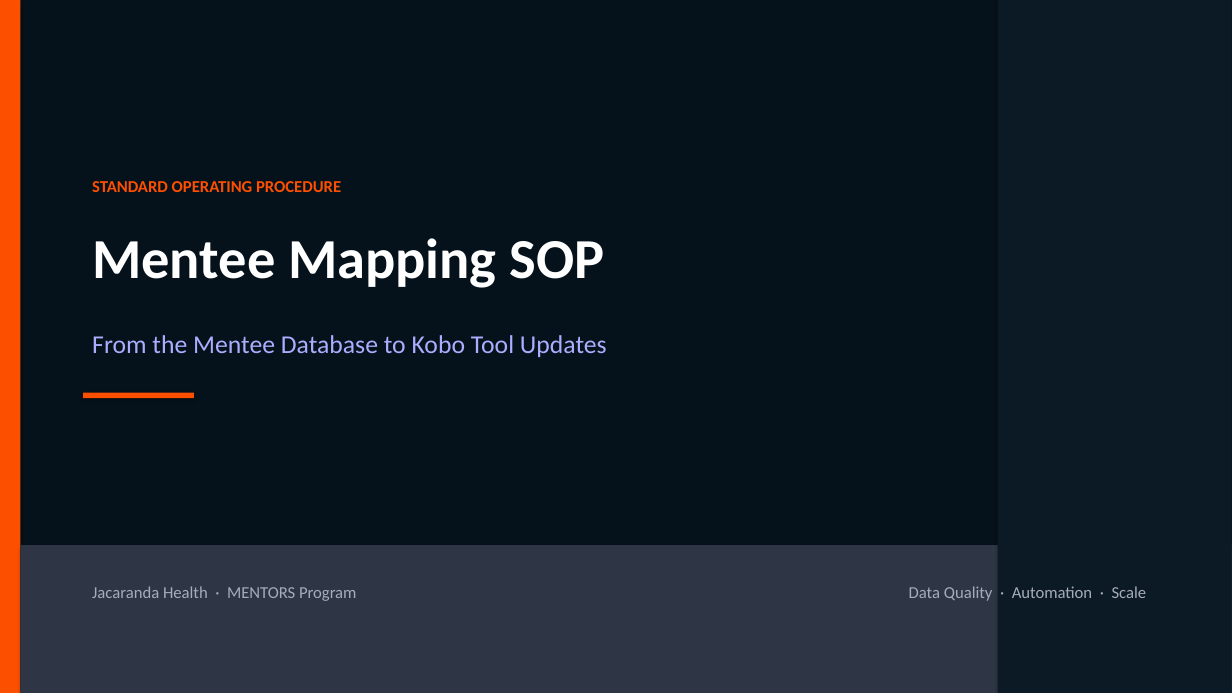
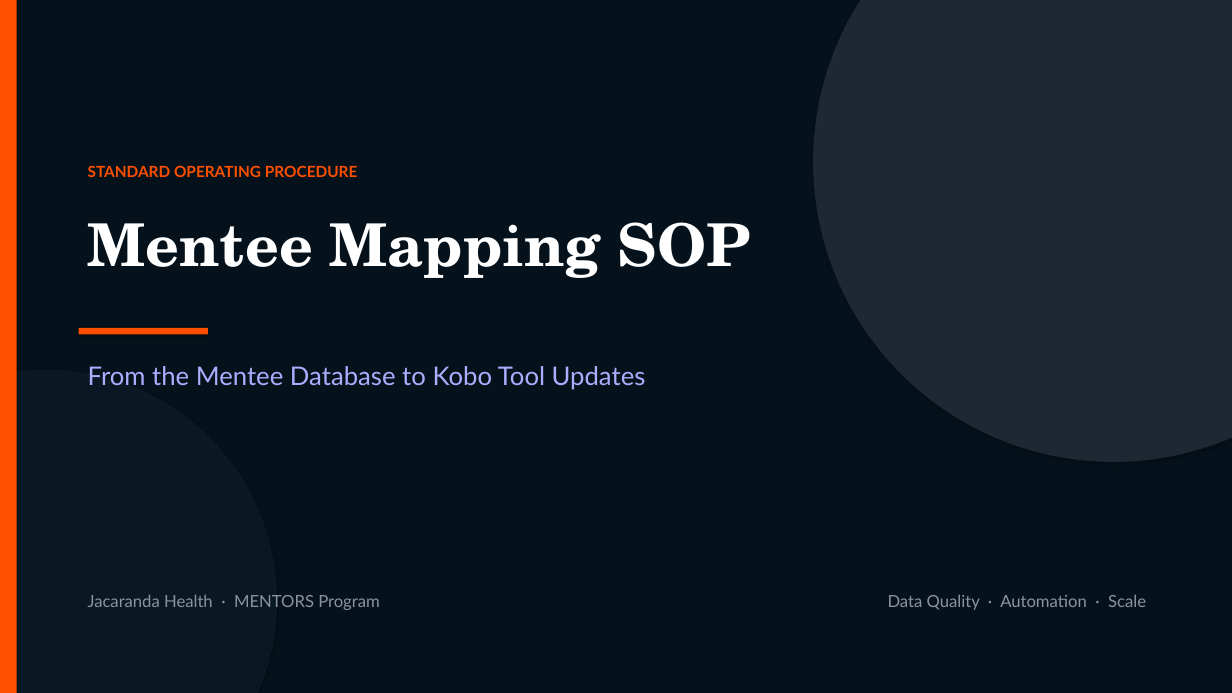
Before and after one commit to kakaijacob/Special-Operations-Schema, a slide deck: slide 1 of docs/Mentee_Mapping_SOP.pptx. Drawn at 1232x693 pixels with LibreOffice and Linux fonts; fonts in the diff are those of the drawing. Boxes give left, top, right and bottom in pixels: in the first picture for what was removed or moved away, otherwise in the second. Text is boxed around its words. In the diff, an @@ line names an element or a change of style, - is before the commit and + after.

```diff
--- a/docs/Mentee_Mapping_SOP.pptx
+++ b/docs/Mentee_Mapping_SOP.pptx
@@ ellipse added at [813, 0, 1232, 462], fill #2E3545 at 65% opacity @@
@@ rectangle removed at [998, 0, 1232, 693] @@
@@ text "STANDARD OPERATING PROCEDURE": place and size @@
-text "STANDARD OPERATING PROCEDURE" at [92, 181, 341, 192]
+text "STANDARD OPERATING PROCEDURE" at [88, 165, 358, 177]
@@ text "STANDARD OPERATING PROCEDURE" at [88, 165, 358, 177]: size 13 to 12 pt, font Calibri to Lato @@
@@ text "Mentee Mapping SOP": place and size @@
-text "Mentee Mapping SOP" at [92, 238, 605, 288]
+text "Mentee Mapping SOP" at [88, 222, 751, 278]
@@ text "Mentee Mapping SOP" at [88, 222, 751, 278]: size 44 to 46 pt, font Calibri to TeX Gyre Schola @@
@@ rectangle: place and size @@
-rectangle at [83, 393, 194, 398]
+rectangle at [79, 328, 208, 335]
@@ text "From the Mentee Database to ...": place and size @@
-text "From the Mentee Database to ..." at [92, 335, 607, 357]
+text "From the Mentee Database to ..." at [88, 366, 646, 390]
@@ text "From the Mentee Database to ..." at [88, 366, 646, 390]: font Calibri to Lato @@
@@ ellipse added at [0, 370, 277, 693], fill #0C1C28 at 80% opacity @@
@@ rectangle removed at [20, 545, 1232, 693] @@
@@ text "Jacaranda Health · MENTORS Program": place and size @@
-text "Jacaranda Health · MENTORS Program" at [92, 586, 356, 601]
+text "Jacaranda Health · MENTORS Program" at [88, 595, 380, 610]
@@ text "Jacaranda Health · MENTORS Program" at [88, 595, 380, 610]: font Calibri to Lato, text colour #A5ACBA to #8B93A0 @@
@@ text "Data Quality · Automation · ..." at [888, 595, 1146, 610]: font Calibri to Lato, text colour #A5ACBA to #8B93A0 @@
@@ text "Data Quality · Automation · ...": place and size @@
-text "Data Quality · Automation · ..." at [909, 586, 1147, 601]
+text "Data Quality · Automation · ..." at [888, 595, 1146, 610]
```
Also in this commit, not shown: 13 other slides changed, 8 other files.
